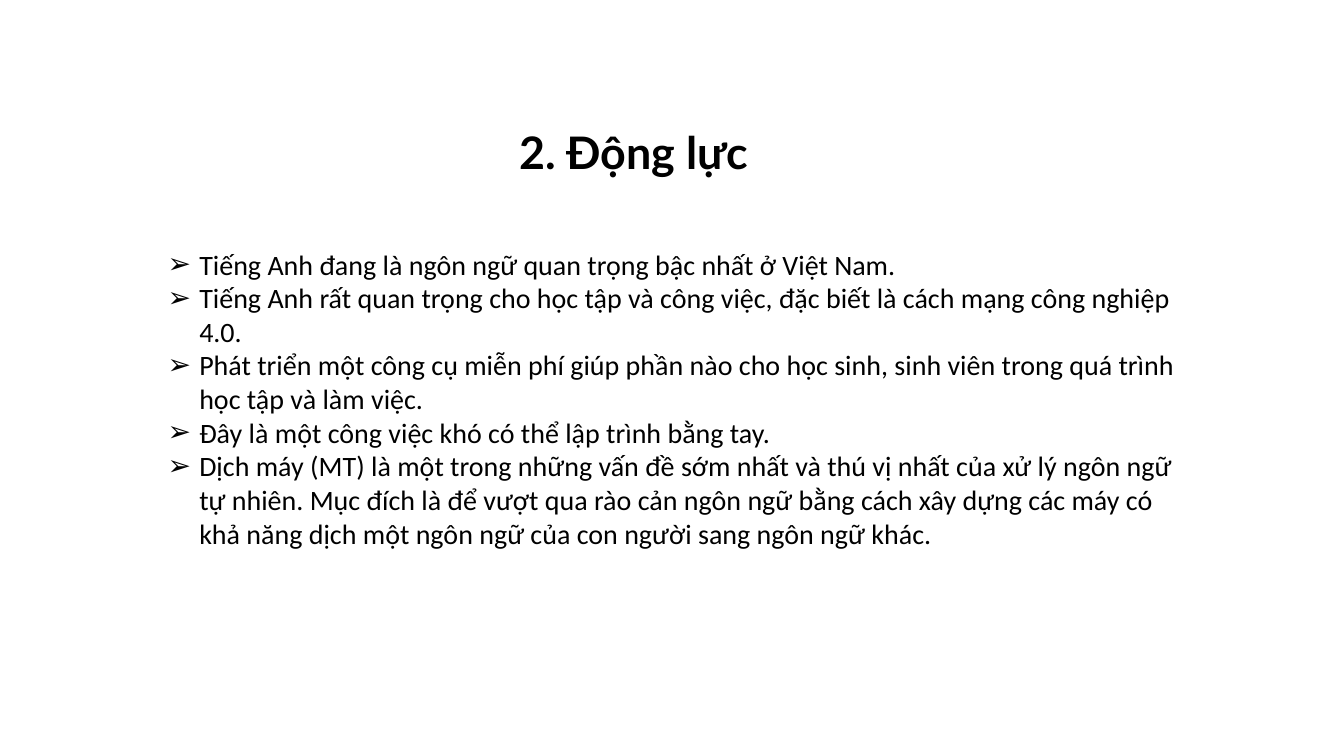
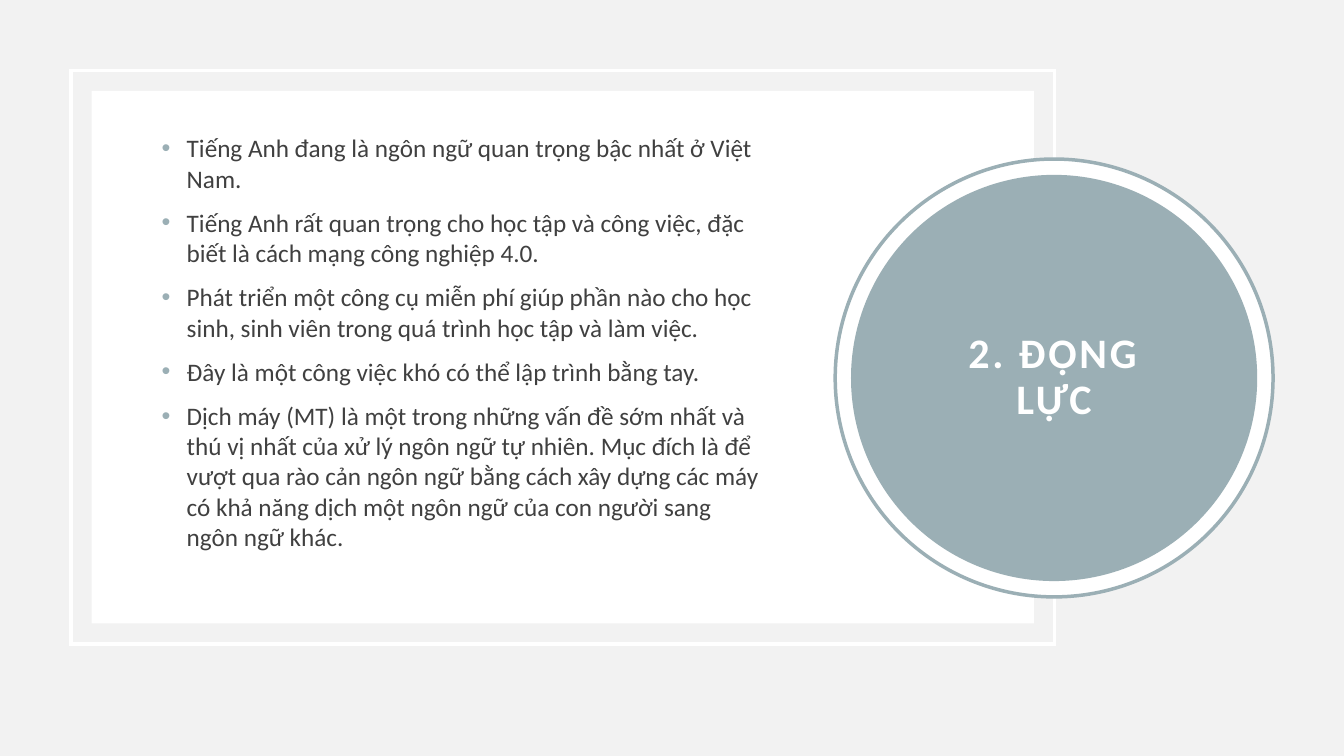
Before and after one commit to nmtri1912/kltn, a slide deck: slide 4 of Tài liệu/Presentation.pptx. Drawn at 1344x756 pixels with LibreOffice and Linux fonts; fonts in the diff are those of the drawing. Boxes give left, top, right and bottom in pixels: in the first picture for what was removed or moved away, otherwise in the second. Text is boxed around its words. In the diff, an @@ line names an element or a change of style, - is before the commit and + after.

```diff
--- a/Tài liệu/Presentation.pptx
+++ b/Tài liệu/Presentation.pptx
@@ background #FFFFFF to #F2F2F2 @@
@@ rectangle added at [71,71,1055,644], outline #FFFFFF 2.5 pt @@
@@ rectangle added at [92,91,1034,623], fill #FFFFFF @@
@@ text "Tiếng Anh đang là ngôn ...": place and size @@
-text "Tiếng Anh đang là ngôn ..." at [199,254,1174,549]
+text "Tiếng Anh đang là ngôn ..." at [187,138,758,551]
@@ text "Tiếng Anh đang là ngôn ..." at [187,138,758,551]: size 20 to 18 pt, text colour #000000 to #404040; bullet ➢ to •; more space between paragraphs; vertical alignment top to middle @@
@@ ellipse added at [836,159,1273,597], fill #FFFFFF, outline #9BAFB5 2.5 pt @@
@@ ellipse "2. ĐỘNG LỰC": place and size @@
-ellipse "2. ĐỘNG LỰC" at [519,135,748,178]
+ellipse "2. ĐỘNG LỰC" at [851,175,1257,582]
@@ ellipse "2. ĐỘNG LỰC" at [851,175,1257,582]: fill none to #9BAFB5 @@
@@ text in ellipse at [968,340,1137,421]: text changed; size 32 to 30 pt; font Lato to Calibri; text colour #000000 to #FFFFFF @@
-2. Động lực
+2. ĐỘNG LỰC
```
Also in this commit, not shown: 15 other slides changed, 2 slides added, 2 slides removed, 2 other files.
